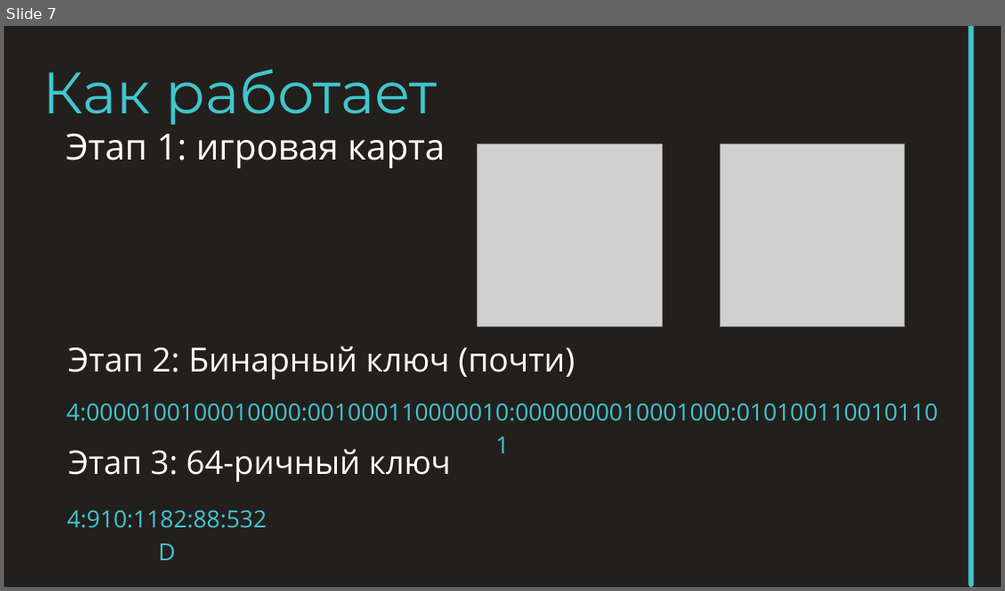
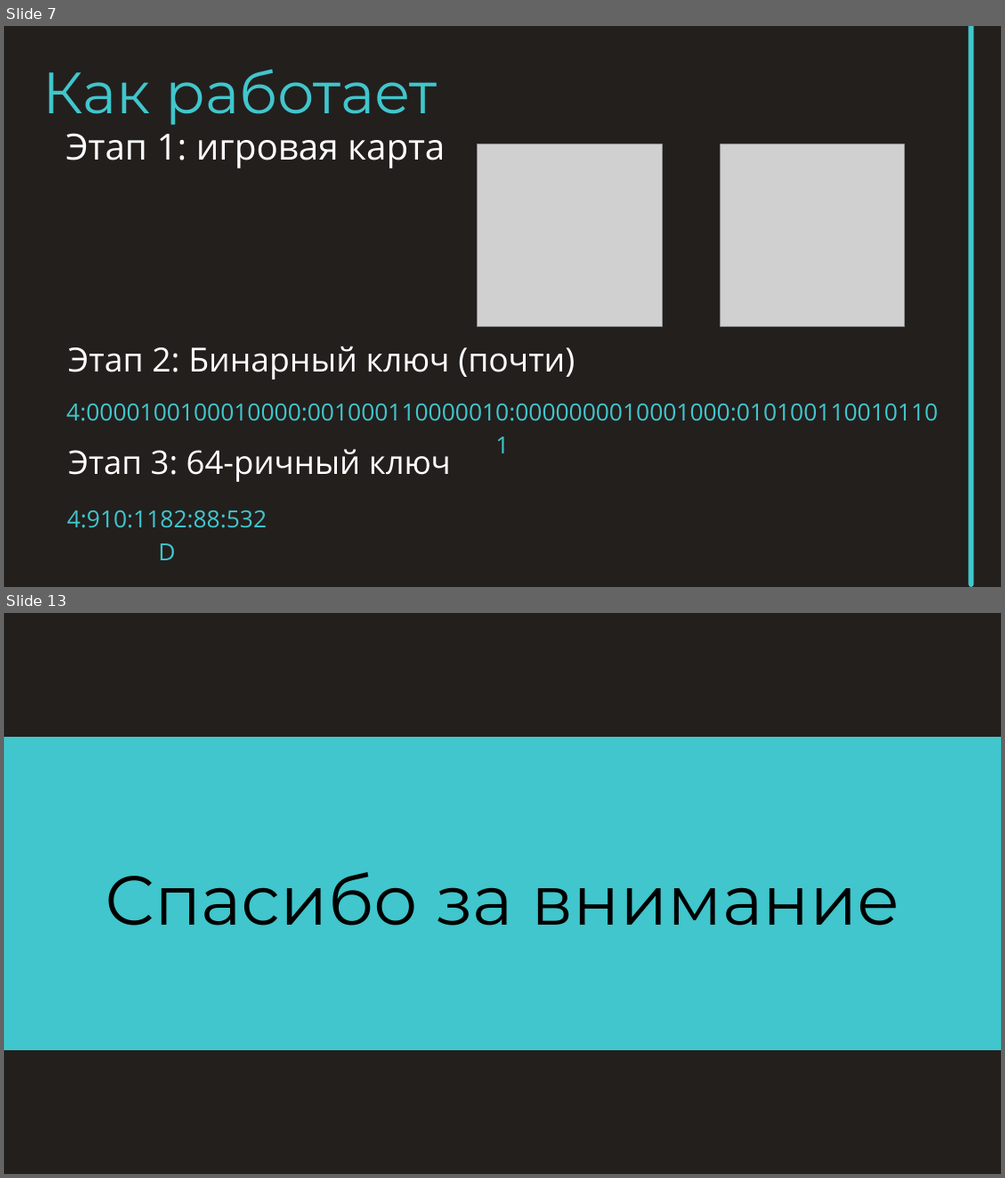
Before and after one commit to Nekro25/Alien-Miner, a slide deck: PRESENT/Инопланетный шахтер.pptx. Shown one above the other, each under a label of ours: slide 7 before the commit, slides 7 and 13 after it; the slides between them are not shown. The pictures are 1005x591 and 1005x1178 pixels, drawn with LibreOffice and Linux fonts; fonts in the diff are those of the drawing; grey boxes stand for pictures. Boxes give left, top, right and bottom in pixels: in the first picture for what was removed or moved away, otherwise in the second. Text is boxed around its words. In the diff, an @@ line names an element or a change of style, - is before the commit and + after.

```diff
--- a/PRESENT/Инопланетный шахтер.pptx
+++ b/PRESENT/Инопланетный шахтер.pptx
@@ slide 13 added at (4,613,1001,1174), background #231F1D @@
@@ freeform shape added at (4,737,1001,1051), fill #40C6CC @@
@@ text added at (105,872,899,925), 100 pt, text #000000 @@
+Спасибо за внимание
```
Also in this commit, not shown: 5 slides changed, 3 other slides added, 1 slide removed, 1 other file.
